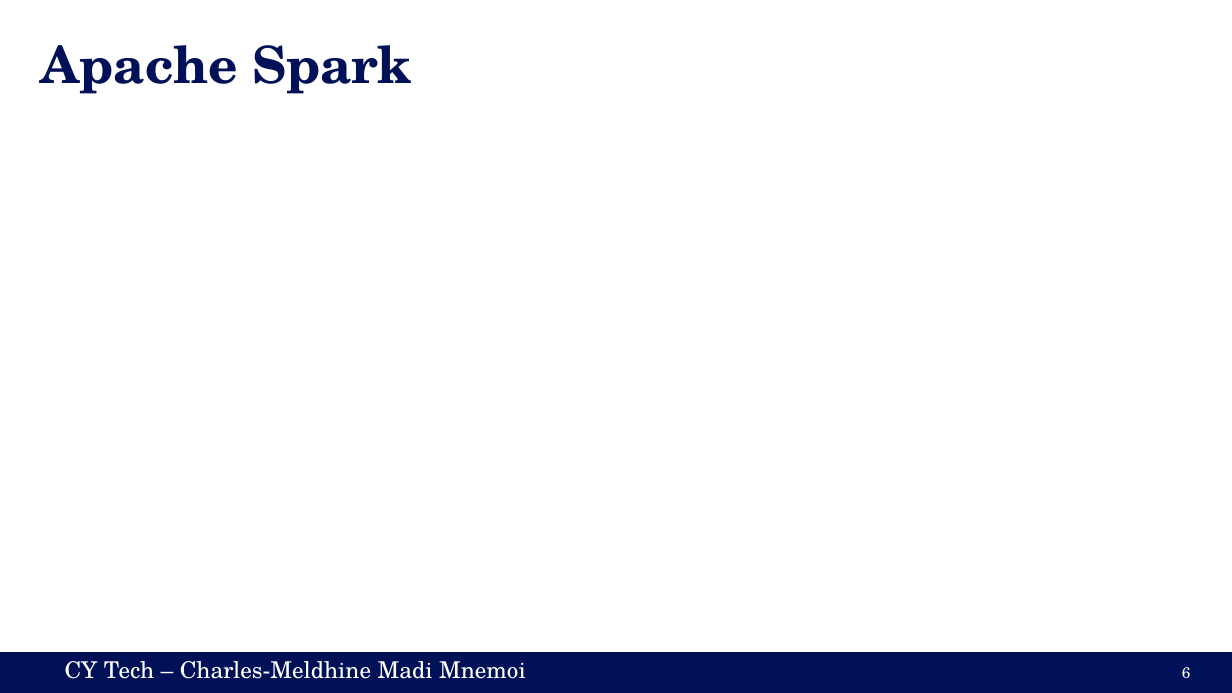
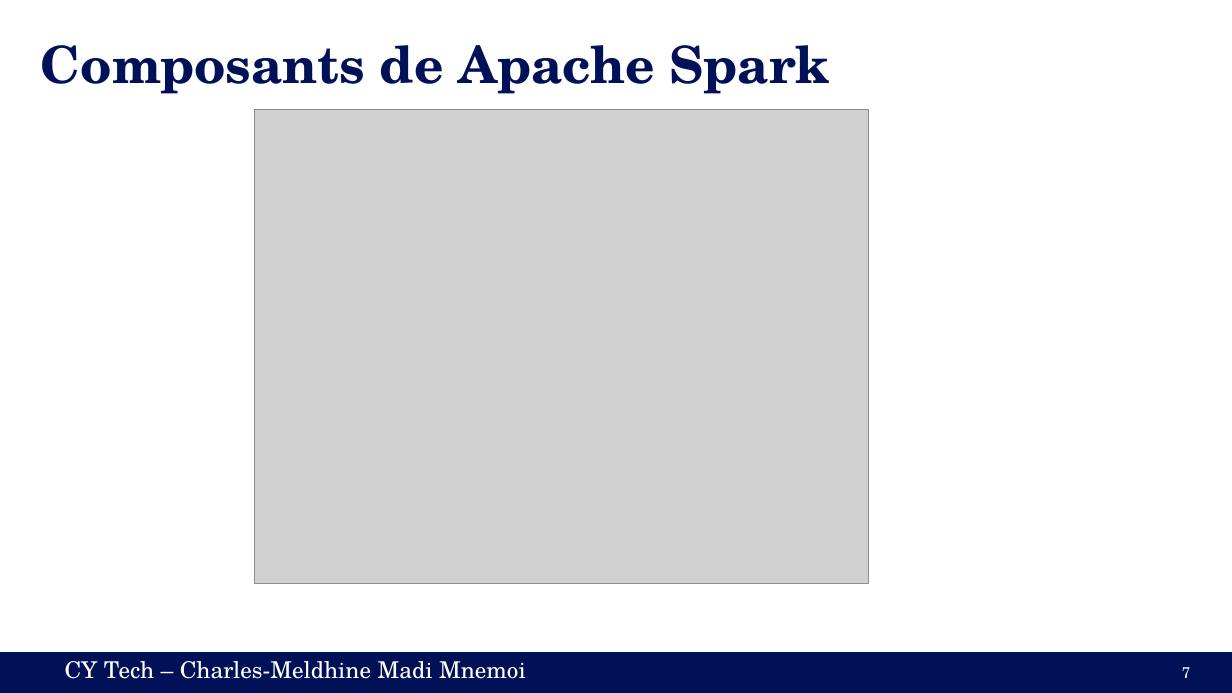
Before and after one commit to cmnemoi/cytech_sparks, a slide deck: slide 7 of presentation.pptx (slide 6 before the commit). Drawn at 1232x693 pixels with LibreOffice and Linux fonts; fonts in the diff are those of the drawing; grey boxes stand for pictures. Boxes give left, top, right and bottom in pixels: in the first picture for what was removed or moved away, otherwise in the second. Text is boxed around its words. In the diff, an @@ line names an element or a change of style, - is before the commit and + after.

```diff
--- a/presentation.pptx
+++ b/presentation.pptx
@@ title at [41,45,830,94]: text changed @@
-Apache Spark
+Composants de Apache Spark
@@ picture added at [254,109,868,583] @@
@@ page number at [1182,667,1191,678]: text changed @@
-6
+7
```
Also in this commit, not shown: 2 other slides changed, 22 slides added, 15 other files.
